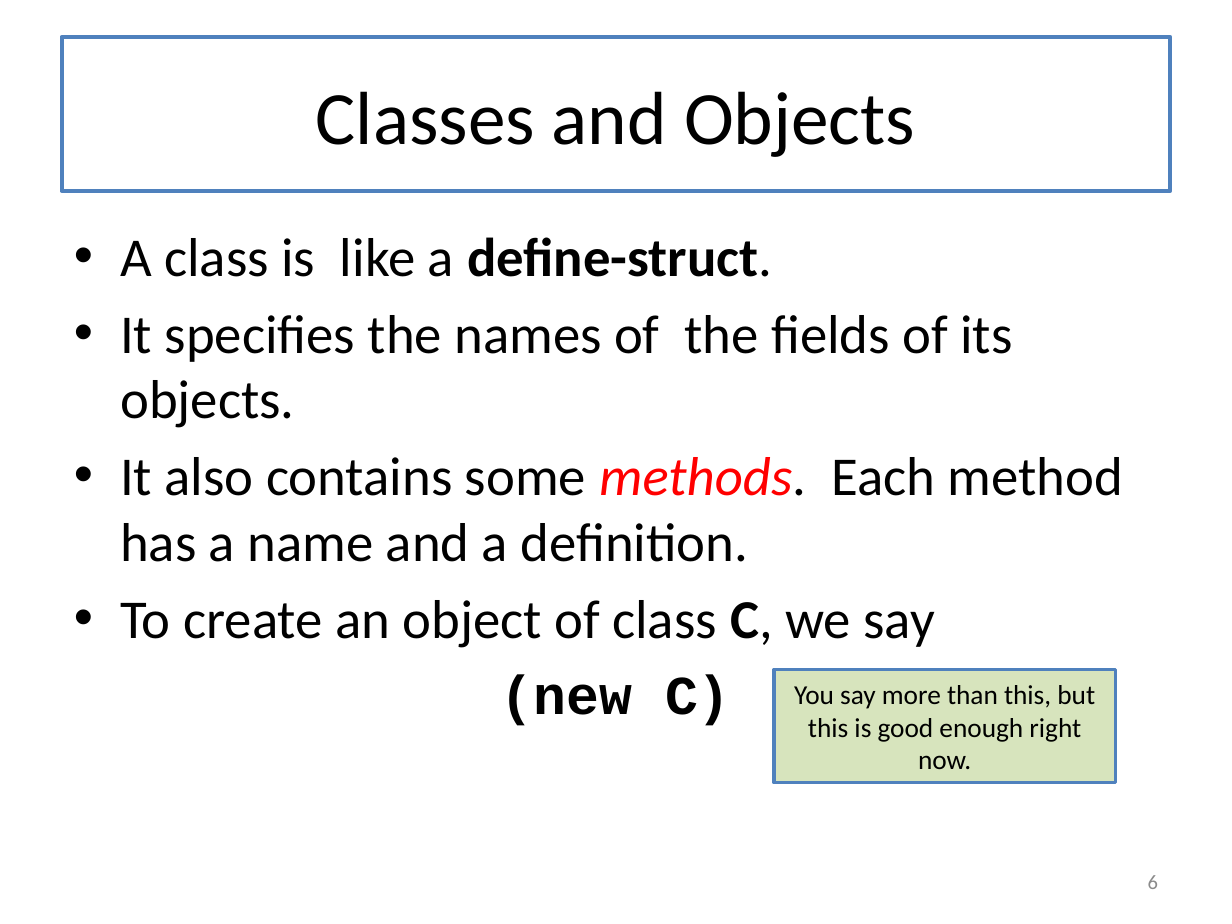
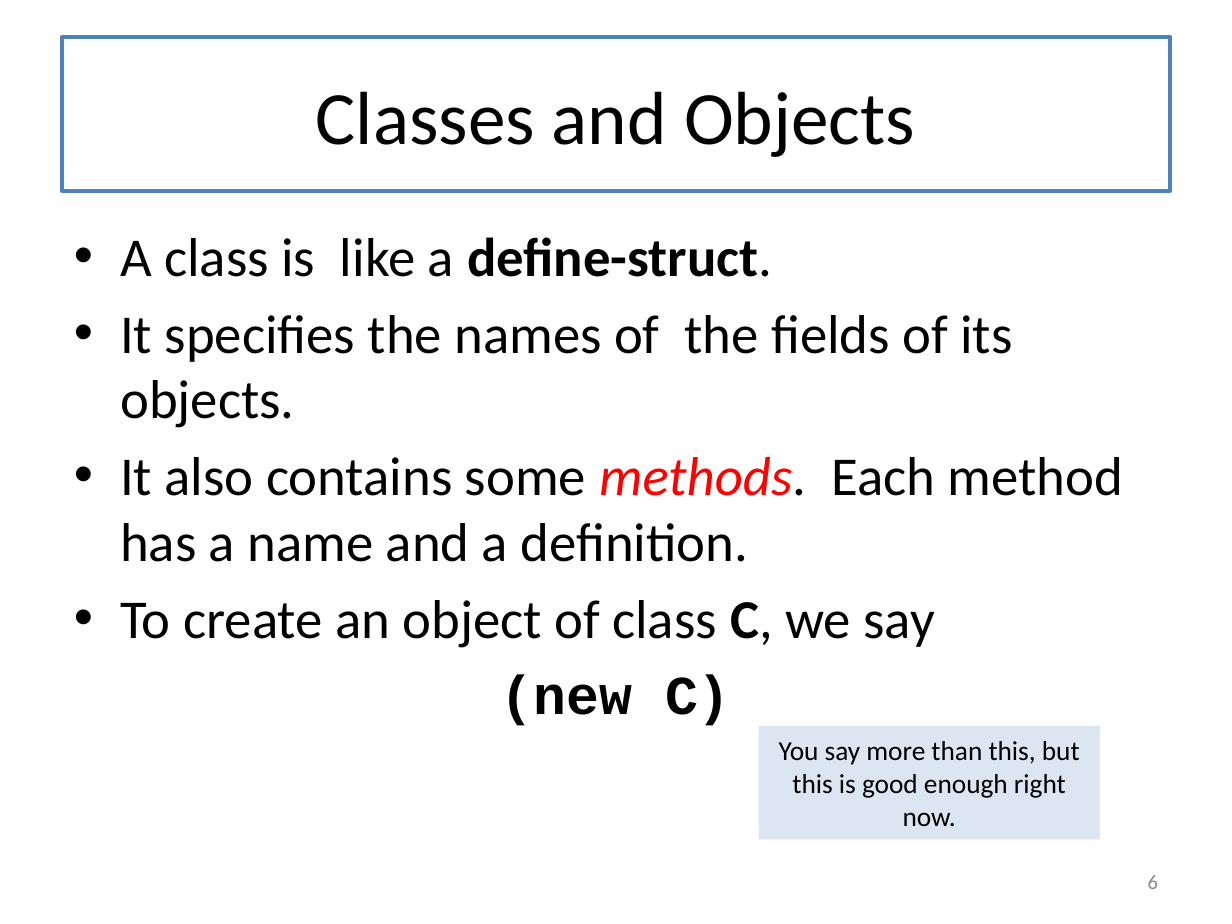
Before and after one commit to mwand/cs5010f16, a slide deck: slide 6 of Slides/Lesson 9.1 Classes, Objects, and Methods.pptx. Drawn at 1232x924 pixels with LibreOffice and Linux fonts; fonts in the diff are those of the drawing. Boxes give left, top, right and bottom in pixels: in the first picture for what was removed or moved away, otherwise in the second. Text is boxed around its words. In the diff, an @@ line names an element or a change of style, - is before the commit and + after.

```diff
--- a/Slides/Lesson 9.1 Classes, Objects, and Methods.pptx
+++ b/Slides/Lesson 9.1 Classes, Objects, and Methods.pptx
@@ rectangle "You say more than this, ..." moved from (x1=774, y1=669, x2=1115, y2=782) to (x1=759, y1=726, x2=1100, y2=839) @@
@@ rectangle "You say more than this, ..." at (x1=759, y1=726, x2=1100, y2=839): fill #D7E4BD to #DCE6F2; outline #4F81BD 2 pt to none @@
```
Also in this commit, not shown: 13 other slides changed, 9 other files.
